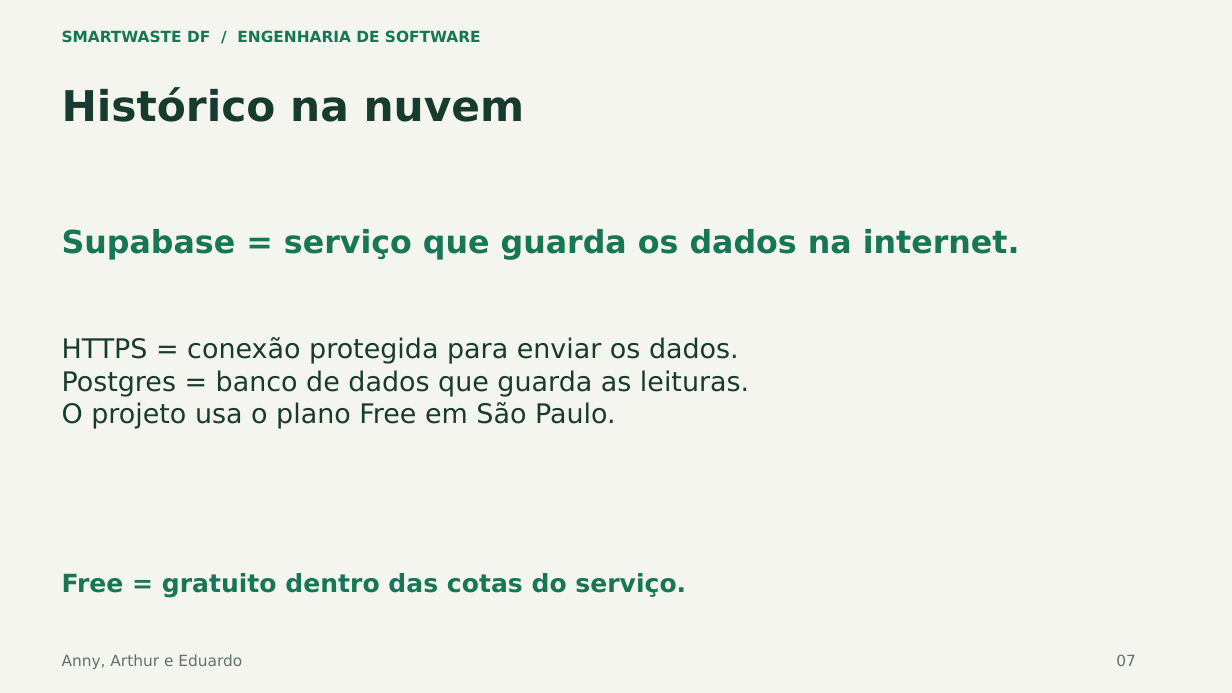
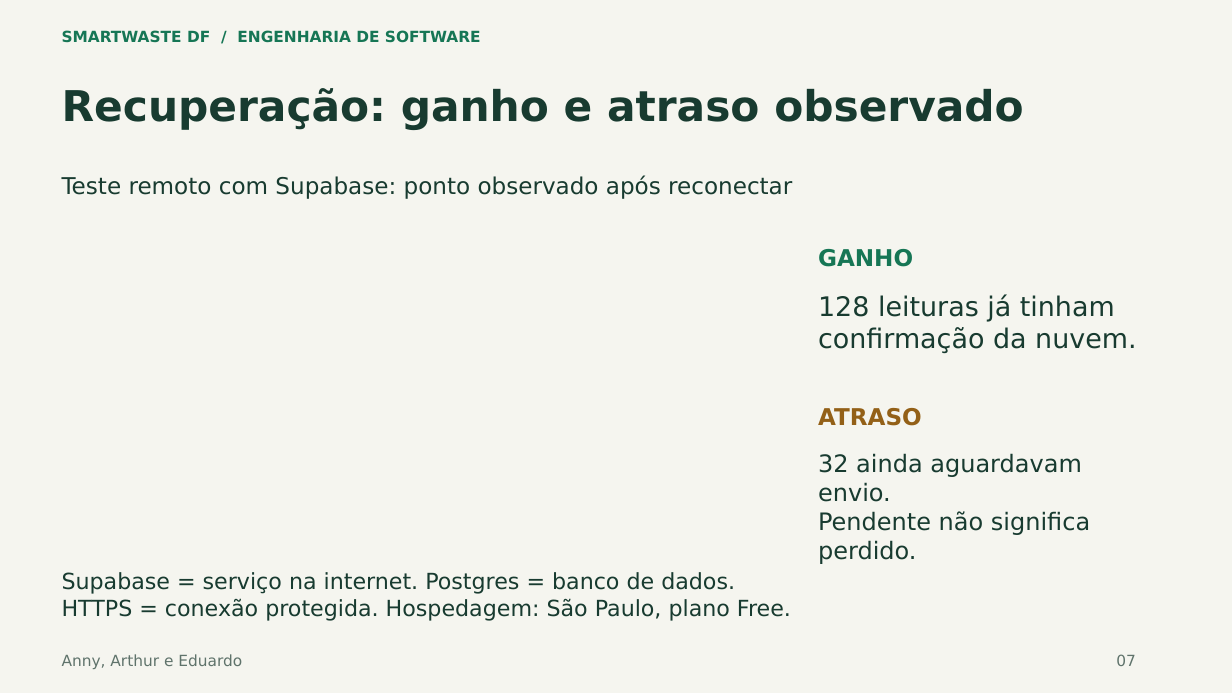
Before and after one commit to annygabb/IoT---Coleta, a slide deck: slide 7 of docs/entrega/SmartWaste_Apresentacao_Atualizada.pptx. Drawn at 1232x693 pixels with LibreOffice and Linux fonts; fonts in the diff are those of the drawing. Boxes give left, top, right and bottom in pixels: in the first picture for what was removed or moved away, otherwise in the second. Text is boxed around its words. In the diff, an @@ line names an element or a change of style, - is before the commit and + after.

Commit message:
docs: destaca ganhos, custos e recuperação após falha da internet nos slides

```diff
--- a/docs/entrega/SmartWaste_Apresentacao_Atualizada.pptx
+++ b/docs/entrega/SmartWaste_Apresentacao_Atualizada.pptx
@@ text at [62, 88, 1024, 130]: text changed @@
-Histórico na nuvem
+Recuperação: ganho e atraso observado
@@ text added at [62, 175, 792, 199], 18 pt, text #183B30 @@
+Teste remoto com Supabase: ponto observado após reconectar
@@ text removed at [62, 229, 1020, 260] @@
-Supabase = serviço que guarda os dados na internet.
@@ text added at [818, 249, 913, 267], 18 pt, text #167655, bold @@
+GANHO
@@ text added at [818, 295, 1136, 353], 21 pt, text #183B30 @@
+128 leituras já tinham
+confirmação da nuvem.
@@ text removed at [62, 337, 749, 429] @@
-HTTPS = conexão protegida para enviar os dados.
-Postgres = banco de dados que guarda as leituras.
-O projeto usa o plano Free em São Paulo.
@@ text added at [818, 408, 922, 426], 18 pt, text #936017, bold @@
+ATRASO
@@ text added at [818, 453, 1090, 564], 18.8 pt, text #183B30 @@
+32 ainda aguardavam envio.
+Pendente não significa perdido.
@@ text removed at [62, 573, 686, 598] @@
-Free = gratuito dentro das cotas do serviço.
@@ text added at [62, 572, 791, 621], 17.2 pt, text #183B30 @@
+Supabase = serviço na internet. Postgres = banco de dados.
+HTTPS = conexão protegida. Hospedagem: São Paulo, plano Free.
```
Also in this commit, not shown: 1 other slide changed, 1 slide added, 1 slide removed, 1 other file.
